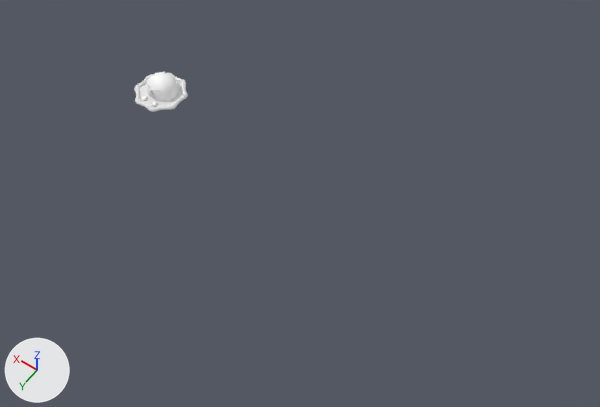
What one commit did to the FBX model Mole Patrol/Assets/ModuleVisuals/MoleHole/MoleHoleModel.fbx.
Both versions are drawn from a camera (50 mm lens) standing at (-1.51, 3.1, 4.46) and looking at (0.63, 0.11, -0.24). The axes (+X, +Y, +Z) are drawn at lower left. The lights are the same throughout. Where no turn or scale is listed for an object, it has been applied to the vertices.

In view in the first picture: 'Body'.
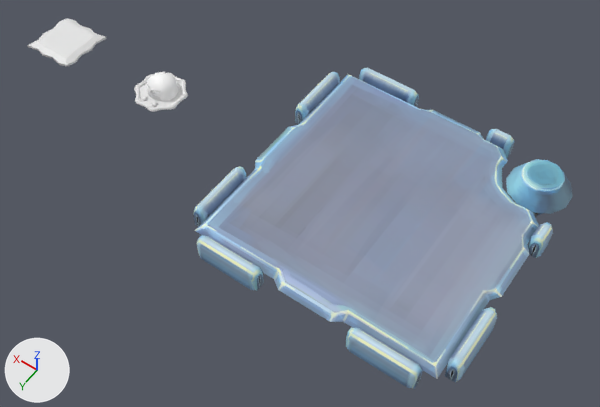
Boxes (x1, y1, x2, y2) around the edits, measured in the pictures (600 x 407 px):
'BackplateFace', added
    after: (195, 74, 539, 379)
'BackplateEdges', added (blue)
    after: (193, 68, 573, 389)
'SequenceButton', added
    after: (27, 18, 106, 66)

The change, as a list of edits to the scene's bpy script:
```text
Add img_component_puzzlebackground_psd:
    img_component_puzzlebackground_psd = load_image('Component_PuzzleBackground.psd', '../../KMAssets/Textures/Components/Component_PuzzleBackground.png', 1024, 1024, 'sRGB')
Add mat_component_puzzleback_mat:
    mat_component_puzzleback_mat = principled_material('Component_PuzzleBack_mat')
    mat_component_puzzleback_mat.texture = img_component_puzzlebackground_psd
    mat_component_puzzleback_mat.roughness = 0.553
Add me_mesh_001:
    me_mesh_001.from_pydata(...)  # 56 vertices, 44 faces; spans x -0.83..1.07, y -0.82..1.07, z -0.02..0.03
    me_mesh_001.materials.append(mat_component_puzzleback_mat)  # picture img_component_puzzlebackground_psd
Add me_mesh:
    me_mesh.from_pydata(...)  # 277 vertices, 225 faces; spans x -0.83..1.17, y -0.84..1.16, z -0.19..0.1
    me_mesh.materials.append(mat_component_puzzleback_mat)  # picture img_component_puzzlebackground_psd
Add me_cube_001:
    me_cube_001.from_pydata(...)  # 76 vertices, 65 faces; spans x -0.22..0.22, y -0.22..0.22, z -0.026..0.017
Add ob_backplateface:
    ob_backplateface = bpy.data.objects.new('BackplateFace', me_mesh_001)
    ob_backplateface.location = (-0.119, -0.124, 0.119)
Add ob_backplateedges:
    ob_backplateedges = bpy.data.objects.new('BackplateEdges', me_mesh)
    ob_backplateedges.location = (-0.166, -0.161, 0.097)
Add ob_sequencebutton:
    ob_sequencebutton = bpy.data.objects.new('SequenceButton', me_cube_001)
    ob_sequencebutton.location = (3.0, 0.0, 0.004)
```
